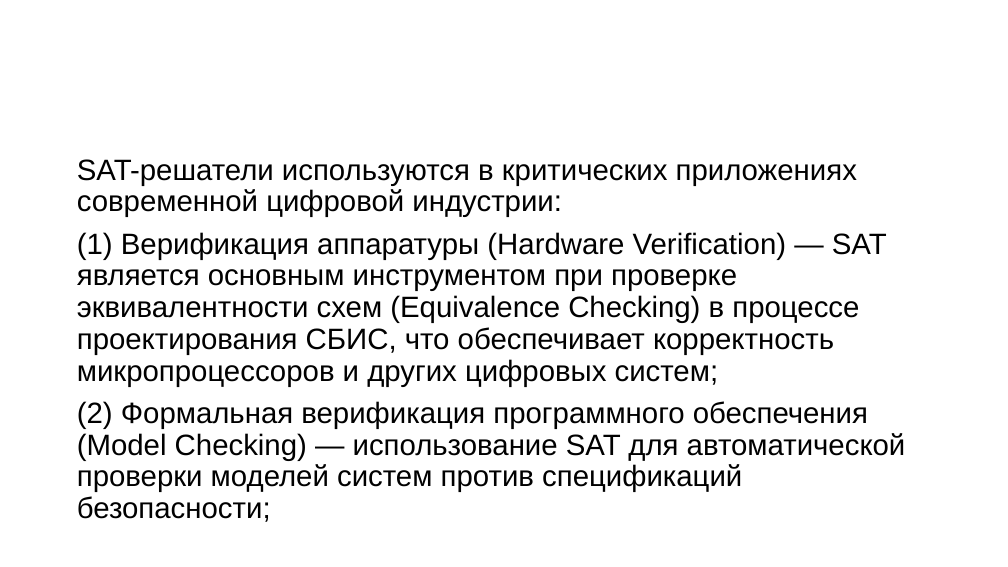
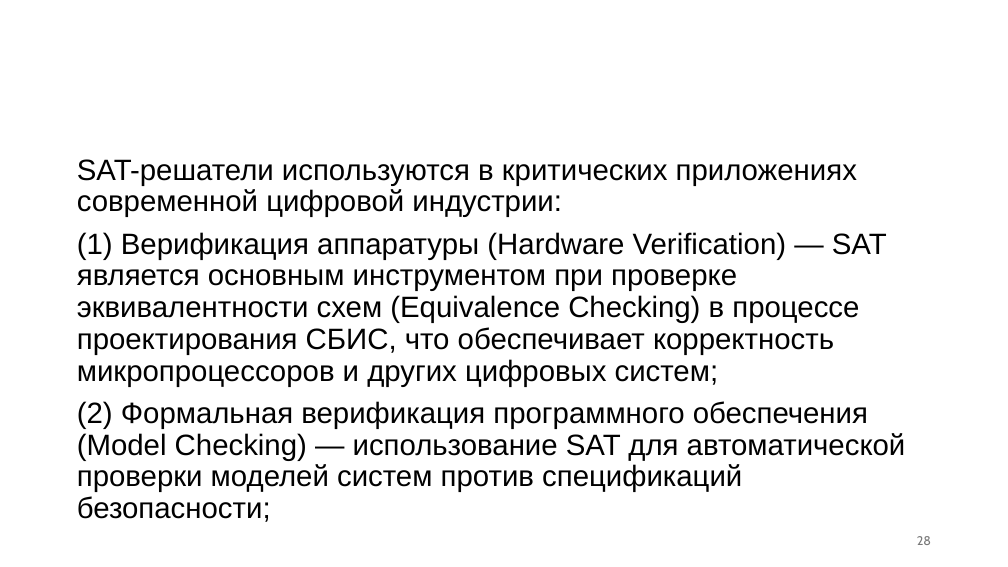
Before and after one commit to PlatonBarchenkov/SAT_Solver, a slide deck: slide 28 of SAT-решатели (презентация).pptx (slide 27 before the commit). Drawn at 1008x567 pixels with LibreOffice and Linux fonts; fonts in the diff are those of the drawing; background and template pictures are left out. Boxes give left, top, right and bottom in pixels: in the first picture for what was removed or moved away, otherwise in the second. Text is boxed around its words. In the diff, an @@ line names an element or a change of style, - is before the commit and + after.

```diff
--- a/SAT-решатели (презентация).pptx
+++ b/SAT-решатели (презентация).pptx
@@ page number added at [917,536,931,545], 12 pt, text #797979 @@
+28
```
Also in this commit, not shown: 32 other slides changed, 2 slides added, 1 slide removed, 1 other file.
